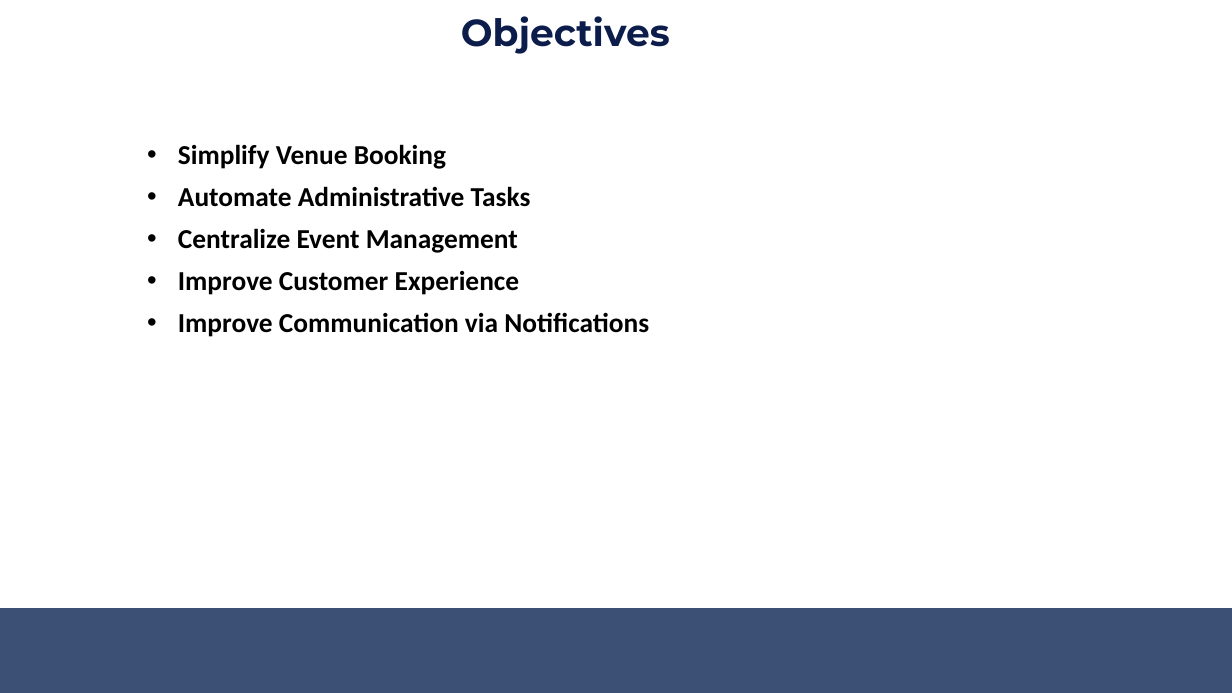
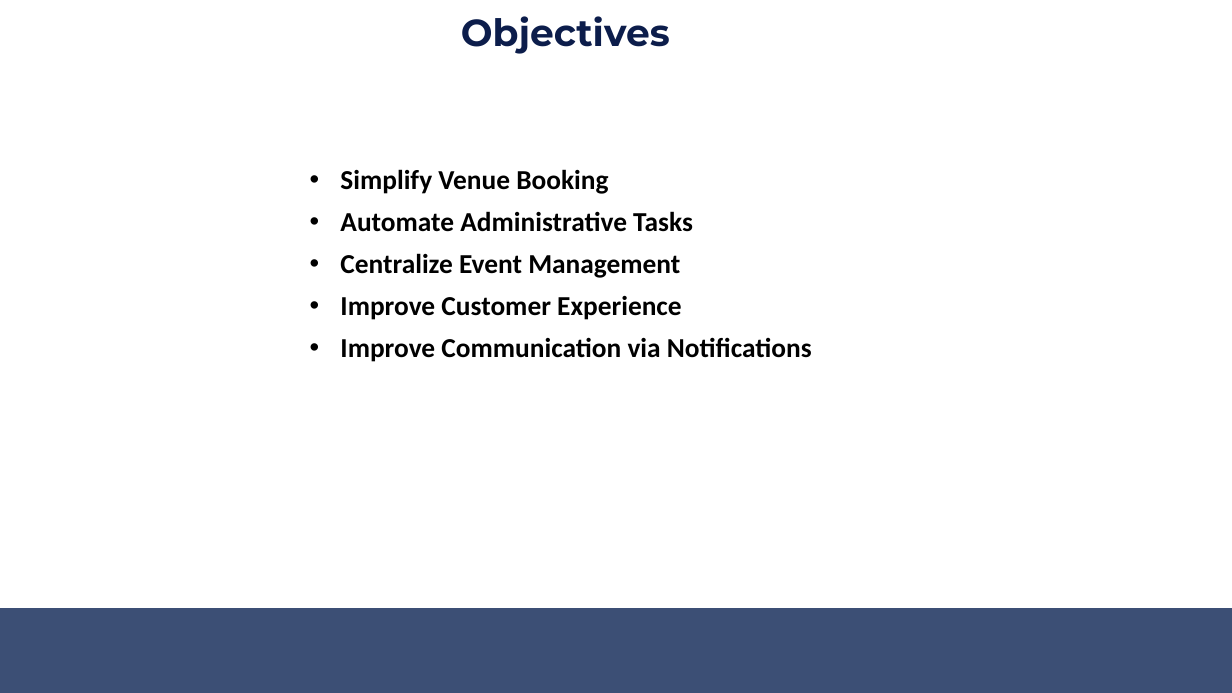
Before and after one commit to fahad-cpp/EventSync, a slide deck: slide 4 of Presentation/EventSync(Final Reporting).pptx. Drawn at 1232x693 pixels with LibreOffice and Linux fonts; fonts in the diff are those of the drawing. Boxes give left, top, right and bottom in pixels: in the first picture for what was removed or moved away, otherwise in the second. Text is boxed around its words. In the diff, an @@ line names an element or a change of style, - is before the commit and + after.

```diff
--- a/Presentation/EventSync(Final Reporting).pptx
+++ b/Presentation/EventSync(Final Reporting).pptx
@@ text "Simplify Venue Booking" moved from (x1=178, y1=144, x2=649, y2=337) to (x1=340, y1=169, x2=812, y2=362) @@
@@ text "Simplify Venue Booking" at (x1=340, y1=169, x2=812, y2=362): vertical alignment top to middle @@
```
Also in this commit, not shown: 8 other slides changed, 2 slides added, 2 slides removed, 4 other files.
